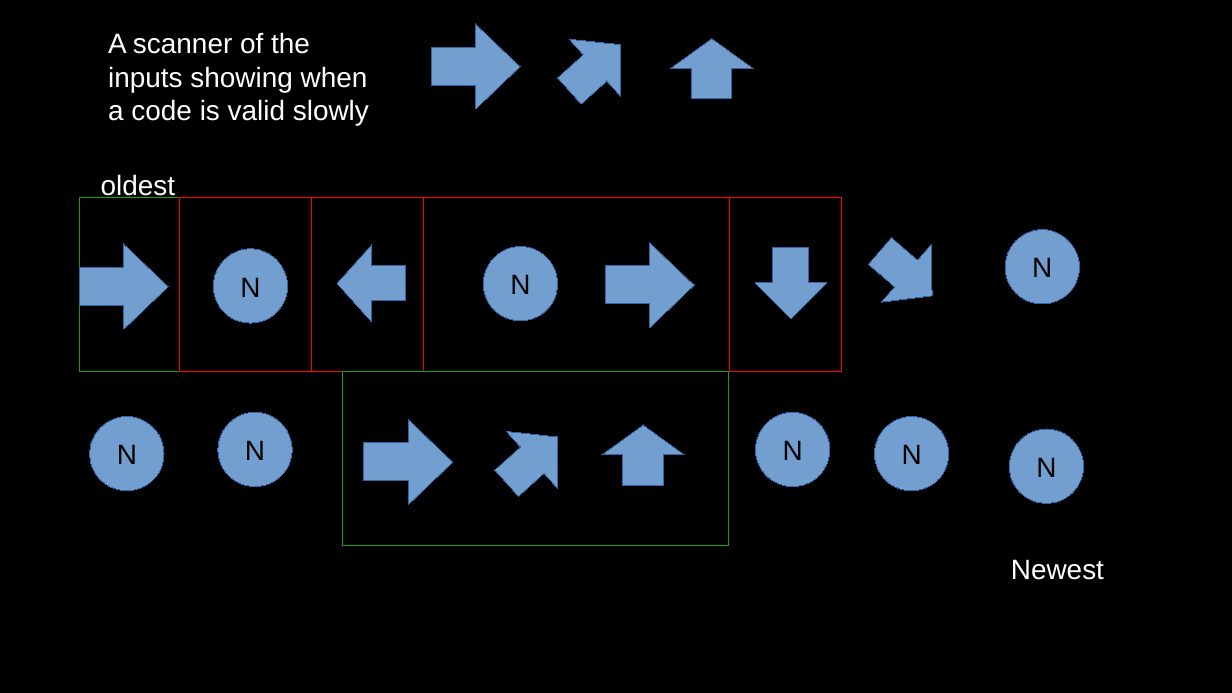
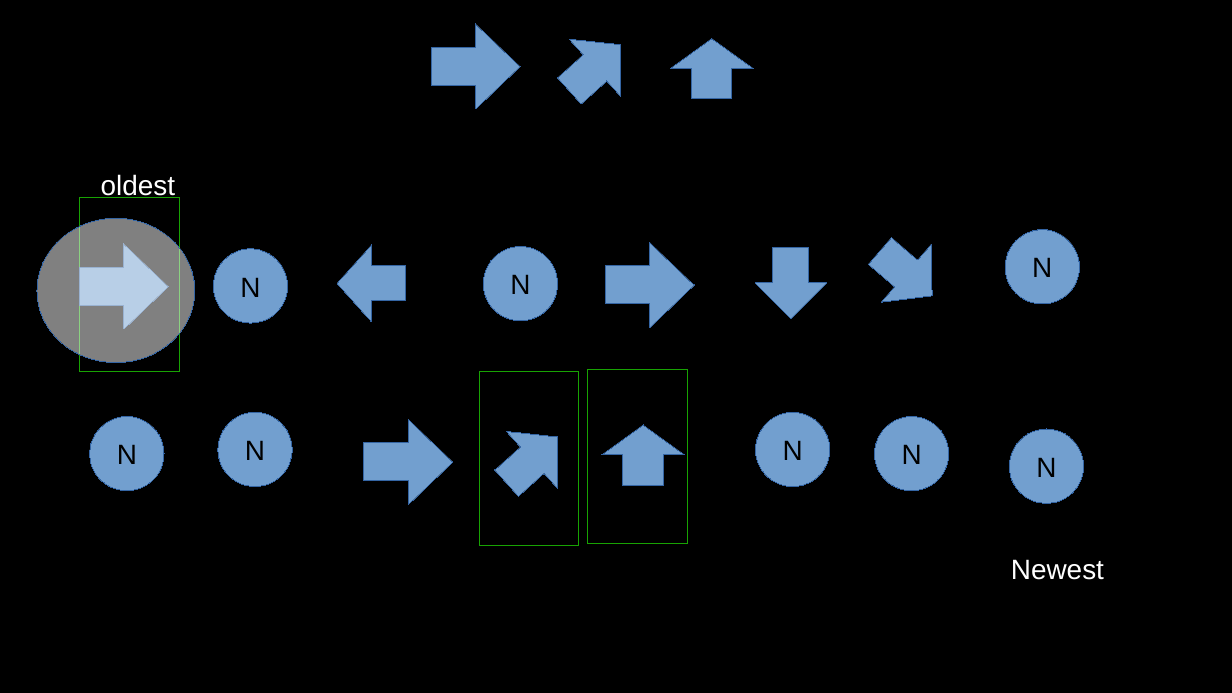
Before and after one commit to a-krum-of-bread-learns/fightvainia, a slide deck: slide 19 of world bulding game 1/draft video slides/input managemnt slides.odp (slide 18 before the commit). Drawn at 1232x693 pixels with LibreOffice and Linux fonts; fonts in the diff are those of the drawing. Boxes give left, top, right and bottom in pixels: in the first picture for what was removed or moved away, otherwise in the second. Text is boxed around its words. In the diff, an @@ line names an element or a change of style, - is before the commit and + after.

Commit message:
added a cpu and made a mini input manager for testing when making the video

```diff
--- a/world bulding game 1/draft video slides/input managemnt slides.odp
+++ b/world bulding game 1/draft video slides/input managemnt slides.odp
@@ text removed at bbox=[108, 32, 369, 125] @@
-A scanner of the inputs showing when a code is valid slowly
@@ rectangle removed at bbox=[179, 198, 424, 372] @@
@@ rectangle removed at bbox=[312, 198, 730, 372] @@
@@ rectangle removed at bbox=[424, 198, 842, 372] @@
@@ ellipse added at bbox=[37, 218, 195, 362], fill #FFFFFF at 50% opacity, outline #3465A4 0 pt @@
@@ rectangle: place and size @@
-rectangle at bbox=[342, 372, 729, 547]
+rectangle at bbox=[480, 372, 579, 547]
@@ rectangle added at bbox=[588, 370, 688, 544], outline #18A303 0 pt @@
```
Also in this commit, not shown: 8 other slides changed, 21 slides added, 1 slide removed, 15 other files.
